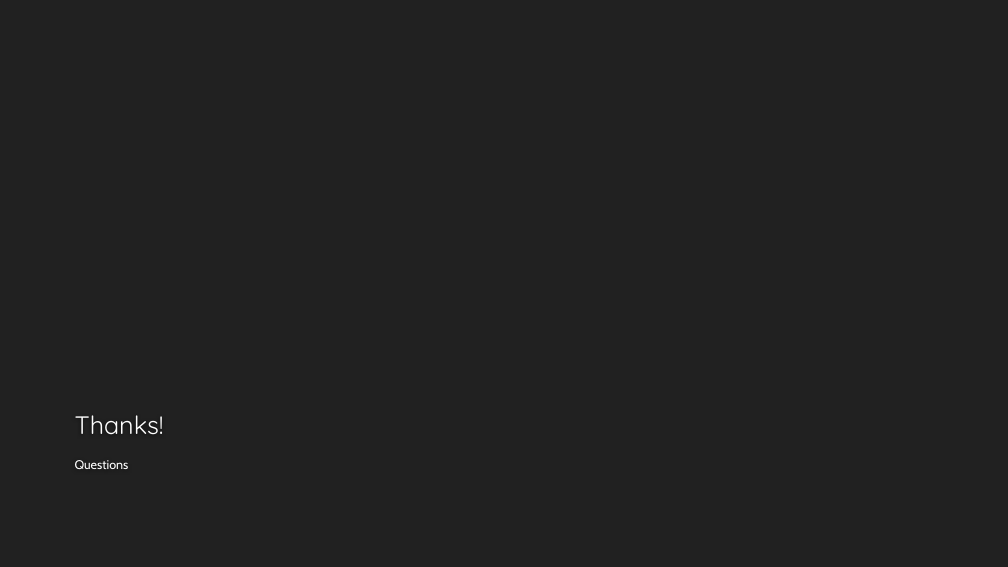
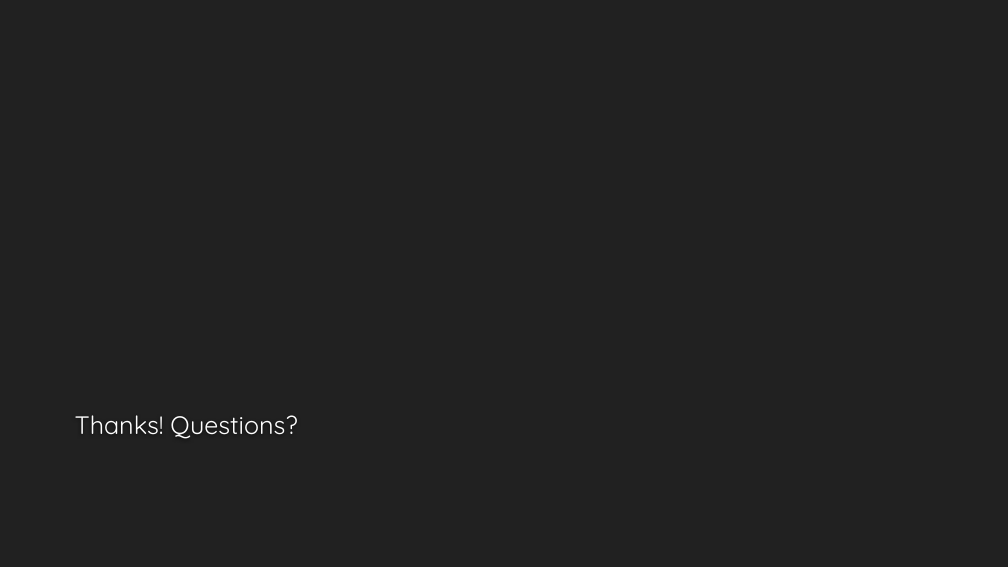
Before and after one commit to VikingDai/Honours-MAPF, a slide deck: slide 40 of Documents/Intermediate Presentation/Presentation Rev 3.pptx (slide 52 before the commit). Drawn at 1008x567 pixels with LibreOffice and Linux fonts; fonts in the diff are those of the drawing. Boxes give left, top, right and bottom in pixels: in the first picture for what was removed or moved away, otherwise in the second. Text is boxed around its words. In the diff, an @@ line names an element or a change of style, - is before the commit and + after.

```diff
--- a/Documents/Intermediate Presentation/Presentation Rev 3.pptx
+++ b/Documents/Intermediate Presentation/Presentation Rev 3.pptx
@@ title at (x1=75, y1=415, x2=297, y2=439): text changed @@
-Thanks!
+Thanks! Questions?
@@ text removed at (x1=75, y1=460, x2=129, y2=469) @@
-Questions
```
Also in this commit, not shown: 30 other slides changed, 2 slides added, 14 slides removed.
